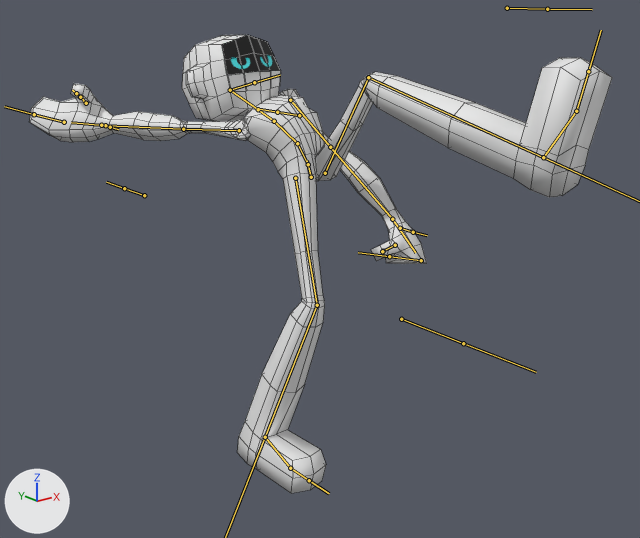
Before and after pictures for a commit that changed the FBX model Elemental_Roguelike_Game/Assets/Models/MeepleDefenderCharacter.fbx.
Both versions are drawn from a camera (50 mm lens) standing at (-2.88, -3.68, 2.58) and looking at (-0.08, -0.18, 1.18). Lighting does not change. The marker at lower left points along +X, +Y and +Z. Both versions are drawn at frame 35 of the action 'Armature|DefenderMeepleThrow'; the numbers are the values there. The bones that bend it are drawn over the model as lines. Mesh edges are drawn as thin lines.

Objects in the first picture: 'Body', 'Head'.
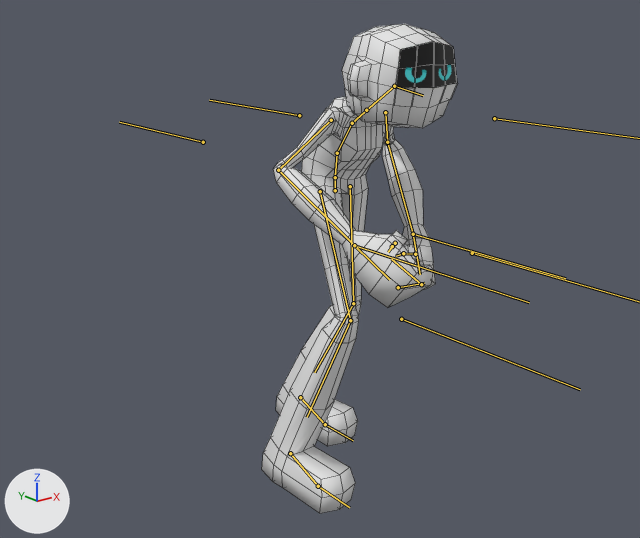
What differs and where, as boxes (x1, y1, x2, y2) in the pictures (640 x 538 px):
'Body', posed (70% narrower)
    before: (29, 58, 612, 494)
    after: (262, 97, 435, 513)
'Head', posed (17% wider, 21% taller)
    before: (182, 35, 281, 121)
    after: (342, 24, 458, 128)
bone 'Root', root to tip
    before: (311, 177) to (307, 160)
    after: (335, 190) to (335, 173)
bone 'Spine1', root to tip
    before: (308, 164) to (297, 143)
    after: (335, 177) to (337, 153)
bone 'Spine2', root to tip
    before: (297, 143) to (274, 121)
    after: (337, 153) to (352, 123)
bone 'Spine3', root to tip
    before: (274, 121) to (246, 101)
    after: (352, 123) to (377, 100)
bone 'HeadTracker', root to tip
    before: (230, 90) to (254, 82)
    after: (394, 86) to (423, 95)
bone 'Shoulder.R', root to tip
    before: (239, 130) to (183, 129)
    after: (331, 120) to (278, 170)
bone 'Forearm.R', root to tip
    before: (183, 129) to (105, 125)
    after: (278, 170) to (354, 245)
bone 'Fingers.R', root to tip
    before: (64, 122) to (34, 114)
    after: (398, 287) to (424, 283)
bone 'Thumb2.R', root to tip
    before: (80, 97) to (76, 93)
    after: (395, 243) to (388, 252)
bone 'Shoulder.L', root to tip
    before: (290, 100) to (330, 147)
    after: (385, 112) to (387, 142)
bone 'Forearm.L', root to tip
    before: (330, 147) to (392, 219)
    after: (387, 142) to (413, 234)
bone 'Thigh.R', root to tip
    before: (295, 178) to (317, 305)
    after: (320, 191) to (350, 320)
bone 'Shin.R', root to tip
    before: (317, 305) to (265, 437)
    after: (350, 320) to (307, 417)
bone 'Thigh.L', root to tip
    before: (325, 173) to (368, 77)
    after: (350, 186) to (353, 303)
bone 'Shin.L', root to tip
    before: (368, 77) to (543, 157)
    after: (353, 303) to (314, 372)
bone 'FootIK.R', root to tip
    before: (265, 437) to (263, 436)
    after: (290, 453) to (289, 452)
bone 'FootIK.L', root to tip
    before: (543, 157) to (541, 157)
    after: (300, 397) to (299, 397)
bone 'Foot.L', root to tip
    before: (543, 157) to (576, 111)
    after: (300, 397) to (325, 424)

The edits, one by one:
Bone 'Root' (bone_root) moves from (0.0, -0.138, 0.0) to (0.0, -0.177, 0.204).
Bone 'Root' (bone_root) turns from (-20, 0, 0) to (0, 0, 0) degrees about its own x, y and z.
Bone 'Spine1' (bone_spine1) turns from (-16, 1, 6) to (5, 0, 0) degrees about its own x, y and z.
Bone 'Spine2' (bone_spine2) turns from (-13, 2, 12) to (23, 12, -3) degrees about its own x, y and z.
Bone 'Spine3' (bone_spine3) turns from (-8, 1, 4) to (22, 0, 0) degrees about its own x, y and z.
Bone 'HeadTracker' (bone_headtracker) turns from (46, -13, -10) to (-43, 12, 8) degrees about its own x, y and z.
Bone 'Shoulder.R' (bone_shoulder_r) turns from (141, -46, 63) to (24, 27, 31) degrees about its own x, y and z.
Bone 'Forearm.R' (bone_forearm_r) turns from (2, 0, -4) to (-35, 25, 69) degrees about its own x, y and z.
Bone 'Fingers.R' (bone_fingers_r) turns from (-4, 0, 0) to (-59, 0, 0) degrees about its own x, y and z.
Bone 'Thumb2.R' (bone_thumb2_r) turns from (0, 0, -4) to (0, 0, -65) degrees about its own x, y and z.
Bone 'Shoulder.L' (bone_shoulder_l) turns from (-23, 49, -2) to (30, -7, -20) degrees about its own x, y and z.
Bone 'Forearm.L' (bone_forearm_l) turns from (2, 0, 4) to (-32, -18, -59) degrees about its own x, y and z.
Bone 'Thigh.R' (bone_thigh_r) turns from (5, -5, 1) to (5, -6, 27) degrees about its own x, y and z.
Bone 'Shin.R' (bone_shin_r) turns from (-3, -1, -42) to (-3, -1, -49) degrees about its own x, y and z.
Bone 'Thigh.L' (bone_thigh_l) turns from (-5, 19, -122) to (4, 0, 5) degrees about its own x, y and z.
Bone 'Shin.L' (bone_shin_l) turns from (-4, 3, 68) to (-2, 0, 28) degrees about its own x, y and z.
Bone 'FootIK.R' (bone_footik_r) moves from (-0.003, 0.098, 0.125) to (-0.003, -0.147, 0.125).
Bone 'FootIK.L' (bone_footik_l) moves from (-1.752, -1.297, 0.162) to (0.002, 0.381, 0.07).
Bone 'Foot.L' (bone_foot_l) turns from (1, 1, -76) to (0, 0, 0) degrees about its own x, y and z.
